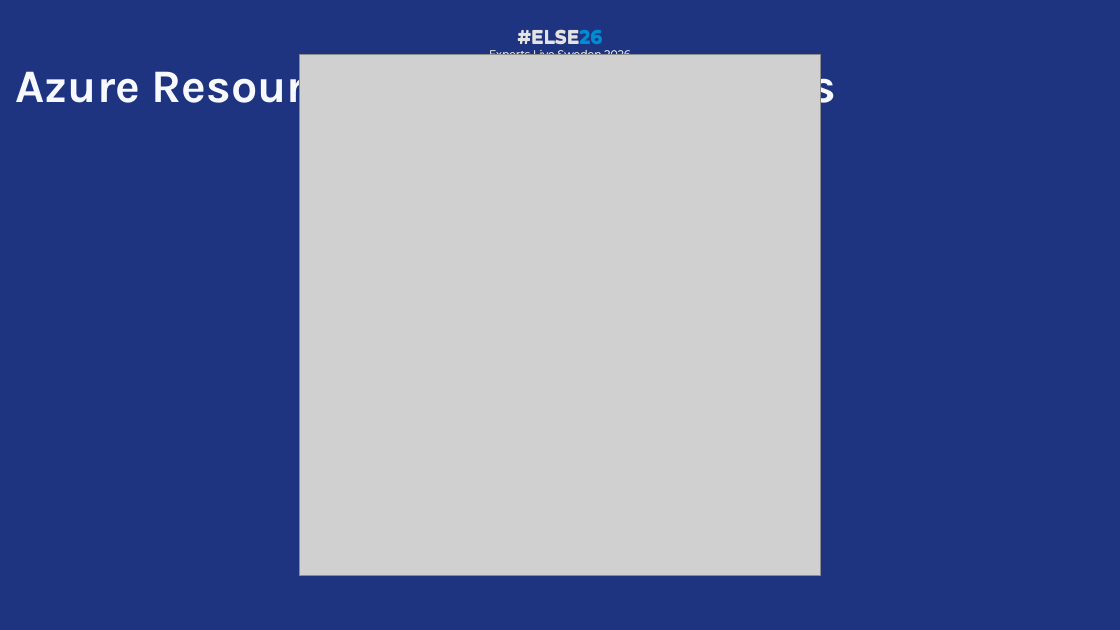
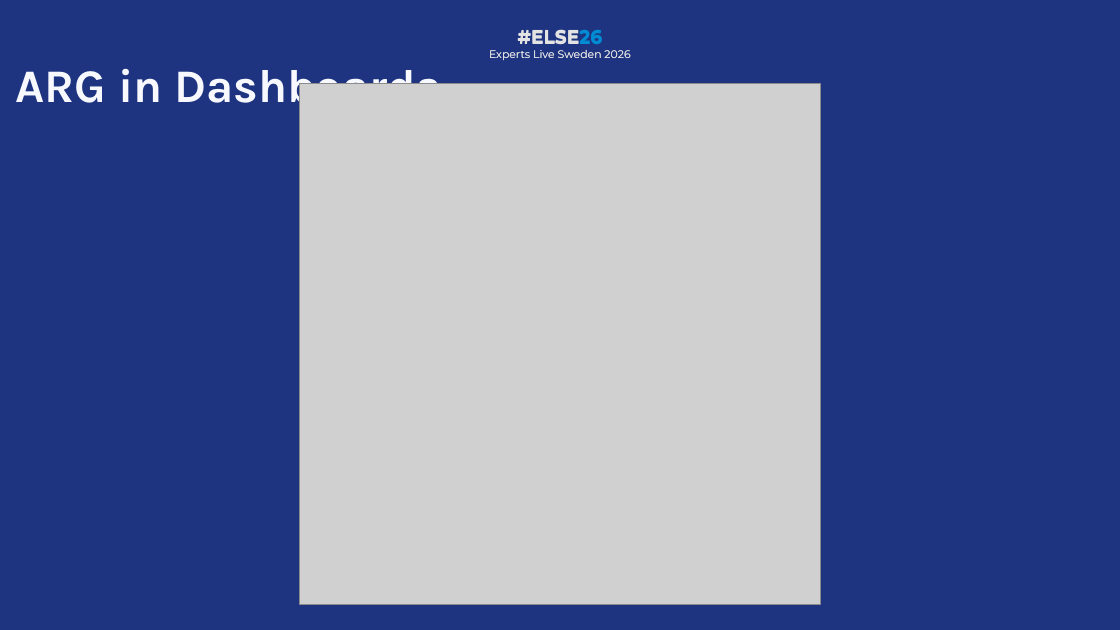
Before and after one commit to PalmEmanuel/ELSE26, a slide deck: slide 27 of ELSE26_TreasureHuntingInAzureWithKQL.pptx (slide 25 before the commit). Drawn at 1120x630 pixels with LibreOffice and Linux fonts; fonts in the diff are those of the drawing; grey boxes stand for pictures; background and template pictures are left out. Boxes give left, top, right and bottom in pixels: in the first picture for what was removed or moved away, otherwise in the second. Text is boxed around its words. In the diff, an @@ line names an element or a change of style, - is before the commit and + after.

```diff
--- a/ELSE26_TreasureHuntingInAzureWithKQL.pptx
+++ b/ELSE26_TreasureHuntingInAzureWithKQL.pptx
@@ title at [16, 68, 441, 113]: text changed @@
-Azure Resource Graph in Dashboards
+ARG in Dashboards
@@ picture: place and size @@
-picture at [300, 55, 820, 576]
+picture at [300, 83, 820, 604]
```
Also in this commit, not shown: 9 other slides changed, 3 slides added, 1 slide removed, 1 other file.
